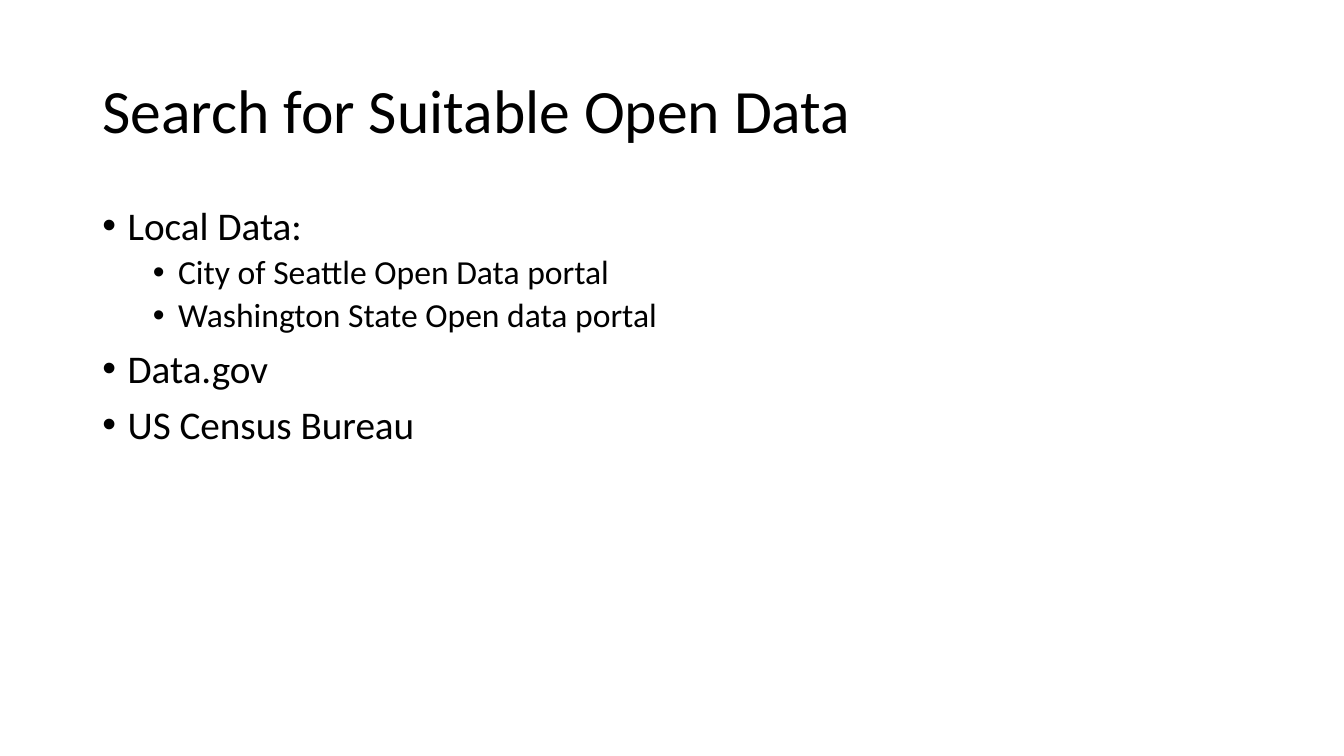
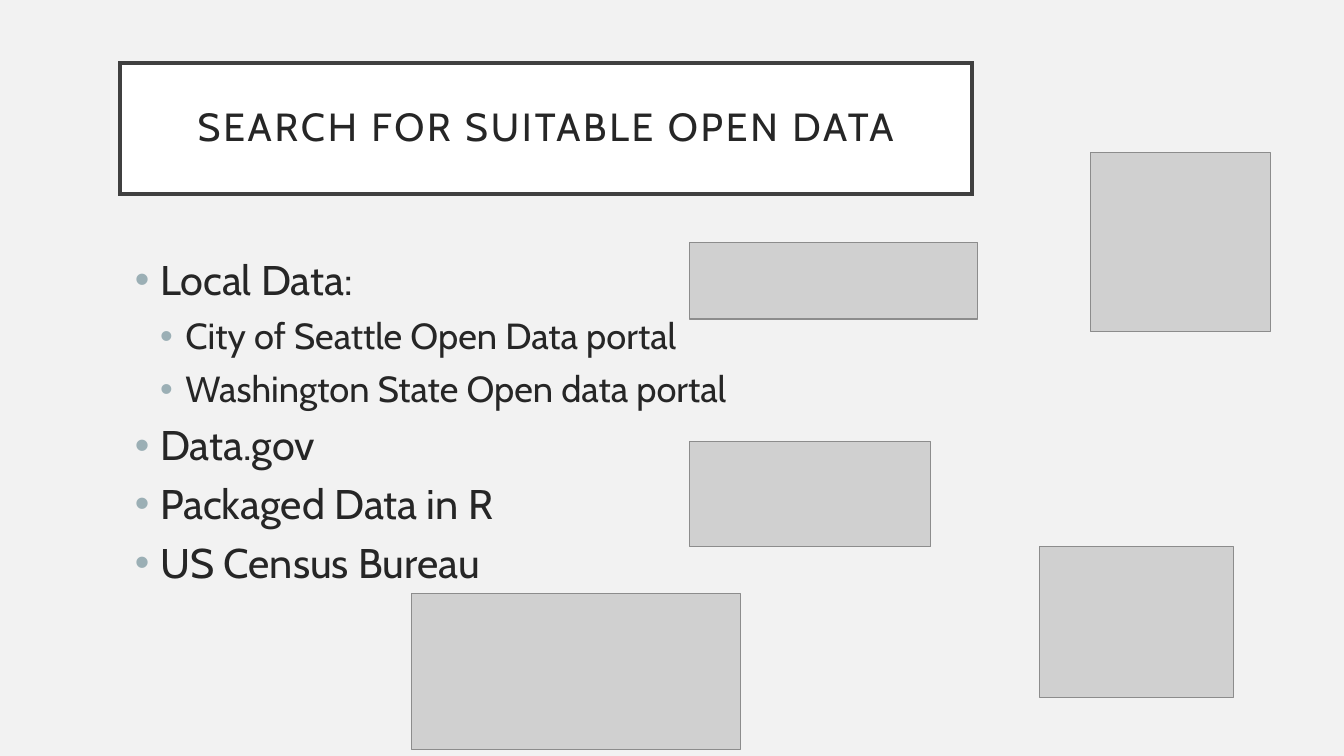
Before and after one commit to OpenDataLiteracy/SPL-KO, a slide deck: slide 6 of ODL_showcasepres.pptx. Drawn at 1344x756 pixels with LibreOffice and Linux fonts; fonts in the diff are those of the drawing; grey boxes stand for pictures. Boxes give left, top, right and bottom in pixels: in the first picture for what was removed or moved away, otherwise in the second. Text is boxed around its words. In the diff, an @@ line names an element or a change of style, - is before the commit and + after.

```diff
--- a/ODL_showcasepres.pptx
+++ b/ODL_showcasepres.pptx
@@ background #FFFFFF to #F2F2F2 @@
@@ title "SEARCH FOR SUITABLE OPEN DATA": place and size @@
-title "SEARCH FOR SUITABLE OPEN DATA" at [102,90,850,143]
+title "SEARCH FOR SUITABLE OPEN DATA" at [120,64,972,195]
@@ title "SEARCH FOR SUITABLE OPEN DATA" at [120,64,972,195]: fill none to #FFFFFF; outline none to #404040 2.5 pt @@
@@ title at [198,113,893,142]: text changed; size 44 to 28 pt; font Calibri to Cabin; text colour #000000 to #262626 @@
-Search for Suitable Open Data
+SEARCH FOR SUITABLE OPEN DATA
@@ picture added at [1091,152,1270,332] @@
@@ text "Local Data:": place and size @@
-text "Local Data:" at [128,212,657,440]
+text "Local Data:" at [160,264,726,579]
@@ text at [160,264,726,579]: size 28 to 29.6 pt in "Local Data:", "Data.gov", "US Census Bureau"; font Calibri to Cabin, text colour #000000 to #262626 in "Local Data:", "City of Seattle Open Data portal", "Washington State Open data portal", "Data.gov" and 1 more places; size 24 to 25.9 pt in "City of Seattle Open Data portal", "Washington State Open data portal"; indent changed; more space between paragraphs @@
@@ picture added at [690,242,978,319] @@
@@ picture added at [690,442,932,547] @@
@@ text at [160,488,493,528]: paragraph added @@
+• Packaged Data in R
@@ picture added at [1040,547,1234,698] @@
@@ picture added at [411,594,740,749] @@
```
Also in this commit, not shown: 10 other slides changed, 4 slides added, 4 slides removed.
